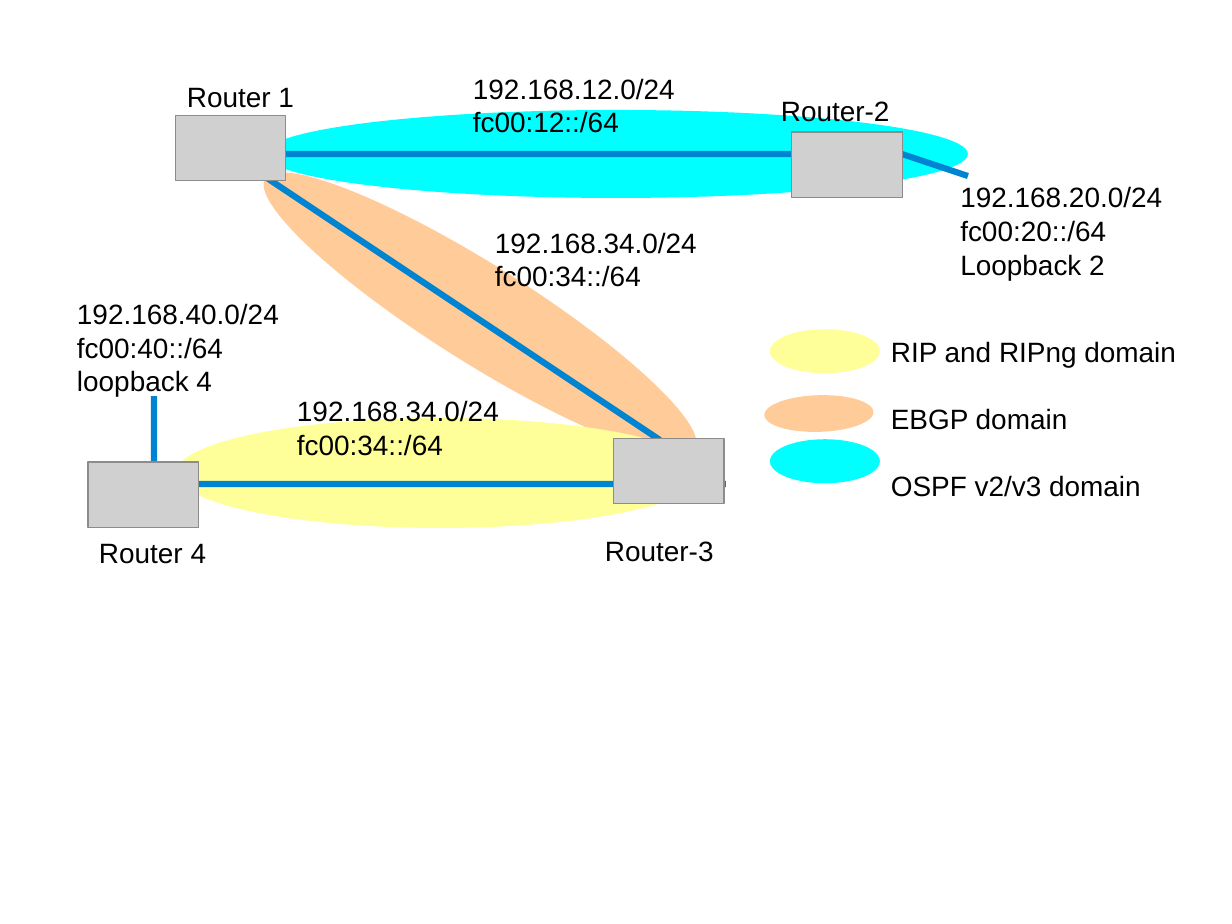
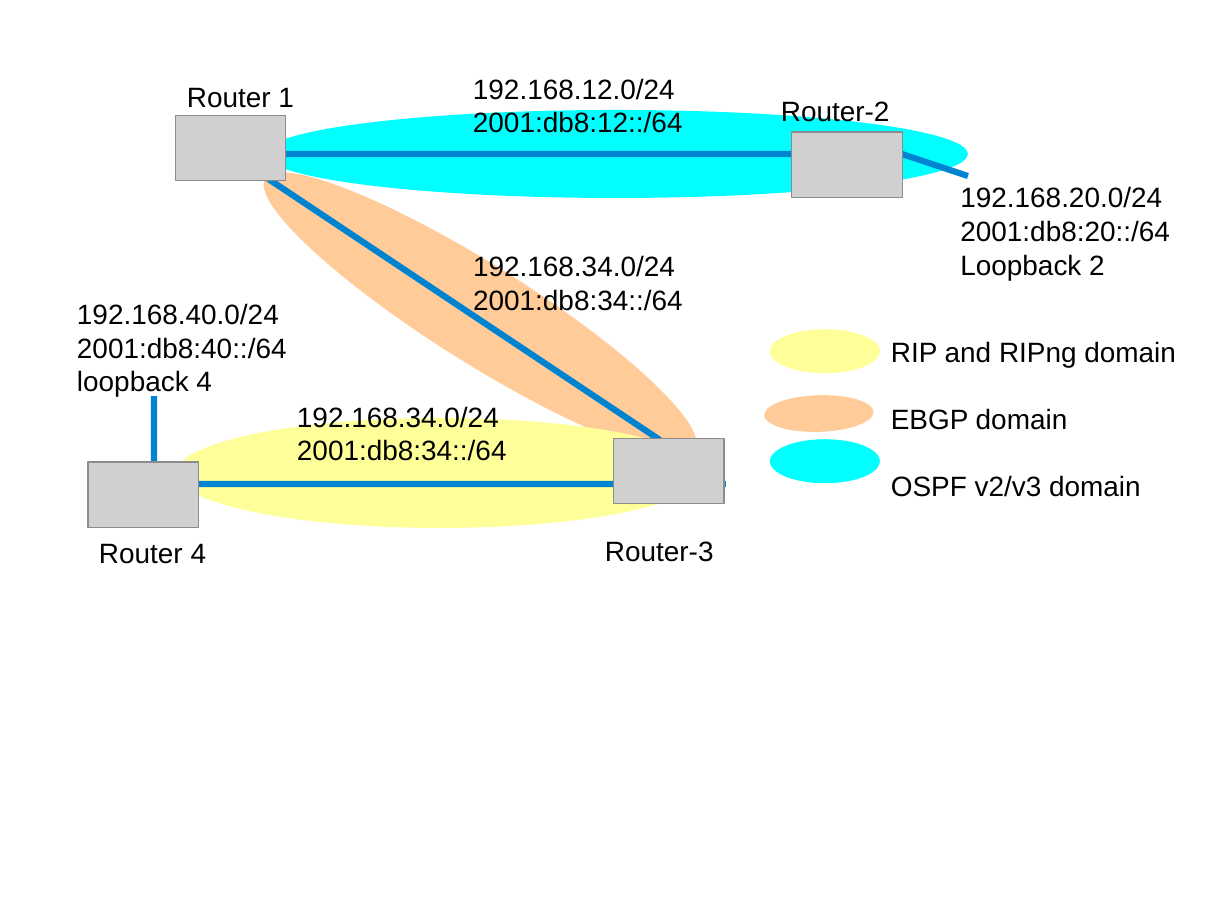
Before and after one commit to wwaites/bsdrp-old, a slide deck: slide 2 of docs/labs.examples.odp. Drawn at 1232x924 pixels with LibreOffice and Linux fonts; fonts in the diff are those of the drawing; grey boxes stand for pictures. Boxes give left, top, right and bottom in pixels: in the first picture for what was removed or moved away, otherwise in the second. Text is boxed around its words. In the diff, an @@ line names an element or a change of style, - is before the commit and + after.

```diff
--- a/docs/labs.examples.odp
+++ b/docs/labs.examples.odp
@@ text at [473, 111, 683, 133]: text changed @@
-fc00:12::/64
+2001:db8:12::/64
@@ text at [960, 220, 1170, 242]: text changed @@
-fc00:20::/64
+2001:db8:20::/64
@@ text "192.168.34.0/24": place and size @@
-text "192.168.34.0/24" at [495, 232, 697, 292]
+text "192.168.34.0/24" at [473, 254, 683, 315]
@@ text at [473, 288, 683, 315]: text changed @@
-fc00:34::/64
+2001:db8:34::/64
@@ text at [77, 337, 287, 359]: text changed @@
-fc00:40::/64
+2001:db8:40::/64
@@ text at [297, 439, 507, 461]: text changed @@
-fc00:34::/64
+2001:db8:34::/64
```
Also in this commit, not shown: 3 other slides changed, 1 slide added, 2 slides removed, 1 other file.
